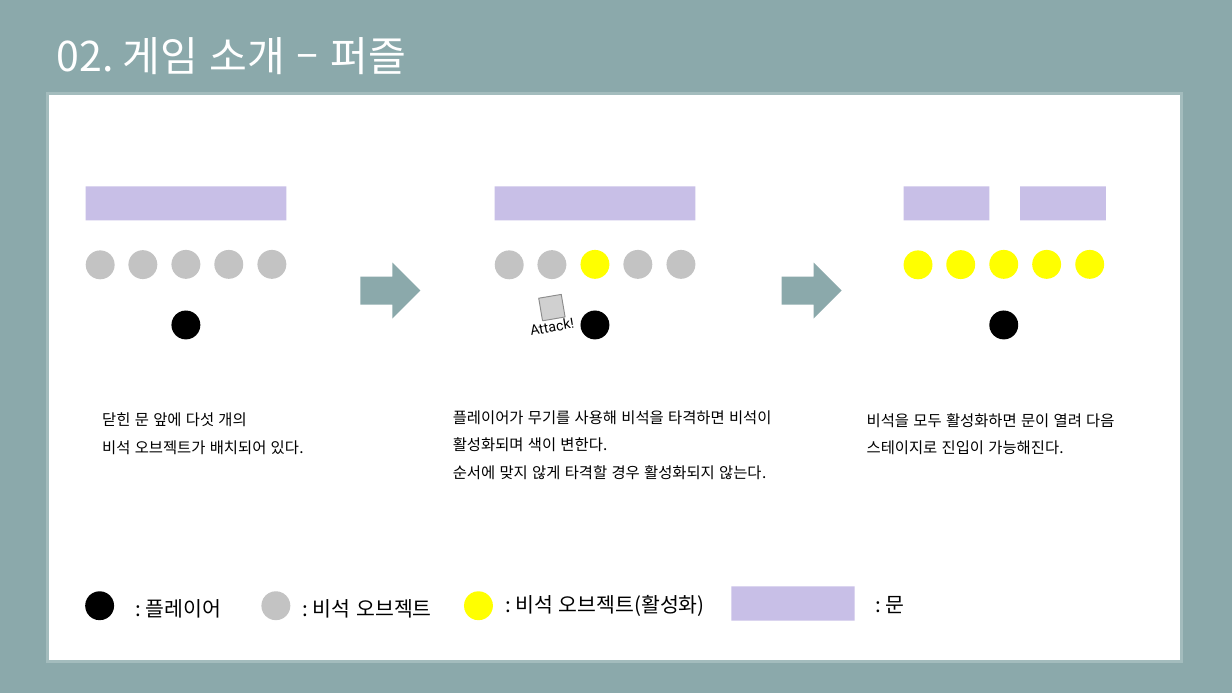
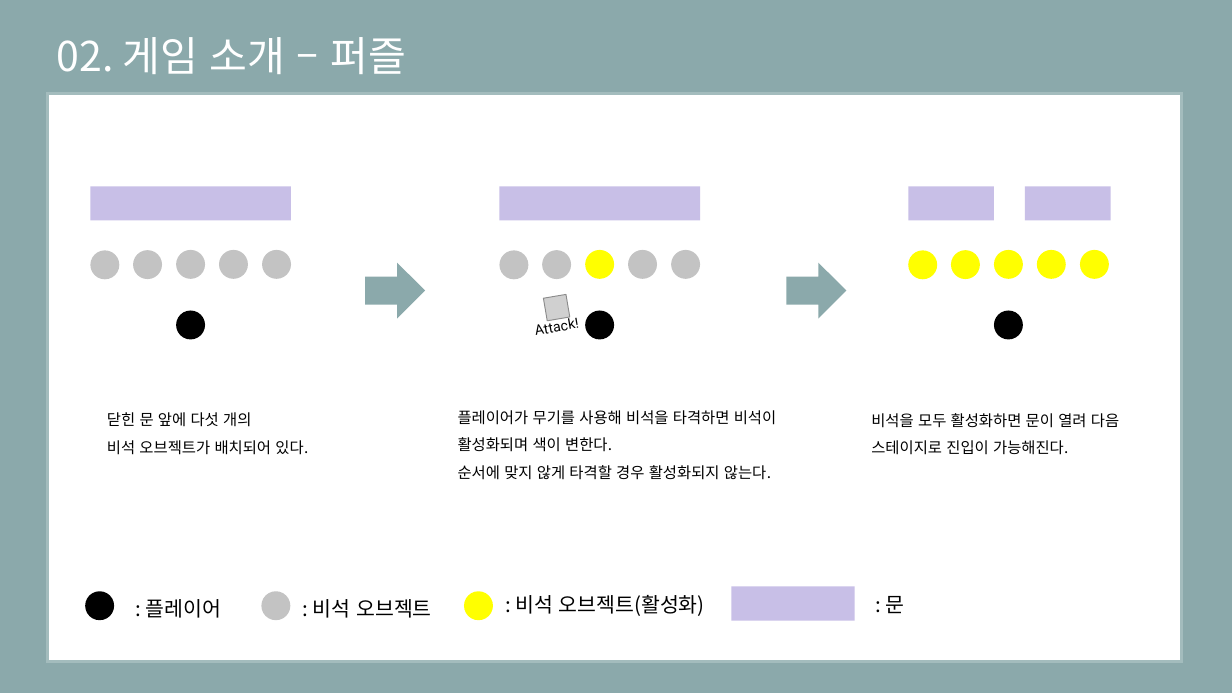
Before and after one commit to eunjiyun/Graduation_Work, a slide deck: slide 12 of Game_Design/2019184003 김 선아 장르 제안서.pptx (slide 11 before the commit). Drawn at 1232x693 pixels with LibreOffice and Linux fonts; fonts in the diff are those of the drawing; grey boxes stand for pictures. Boxes give left, top, right and bottom in pixels: in the first picture for what was removed or moved away, otherwise in the second. Text is boxed around its words. In the diff, an @@ line names an element or a change of style, - is before the commit and + after.

```diff
--- a/Game_Design/2019184003 김 선아 장르 제안서.pptx
+++ b/Game_Design/2019184003 김 선아 장르 제안서.pptx
@@ 18 ellipses, 4 texts, 4 rectangles, 2 right arrows, 1 picture: place and size @@
-18 ellipses, 4 texts, 4 rectangles, 2 right arrows, 1 picture at box(86, 187, 1114, 480)
+18 ellipses, 4 texts, 4 rectangles, 2 right arrows, 1 picture at box(91, 187, 1119, 480)
```
Also in this commit, not shown: 6 other slides changed, 1 slide added.
